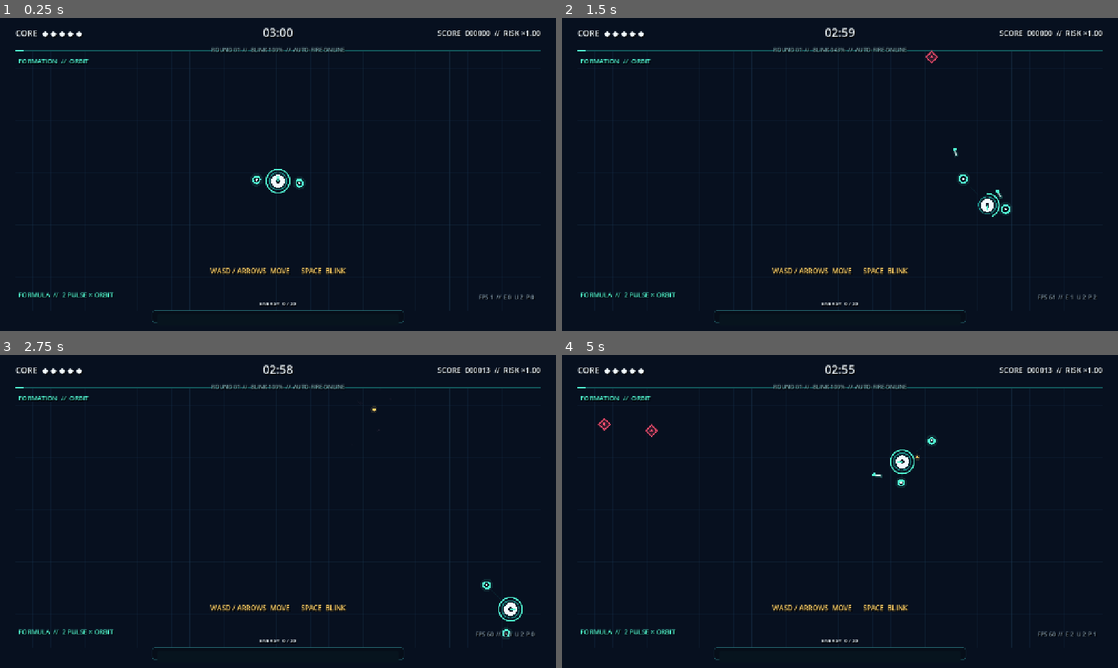
Above: before the commit, frames 1-4 (two rows, left to right).
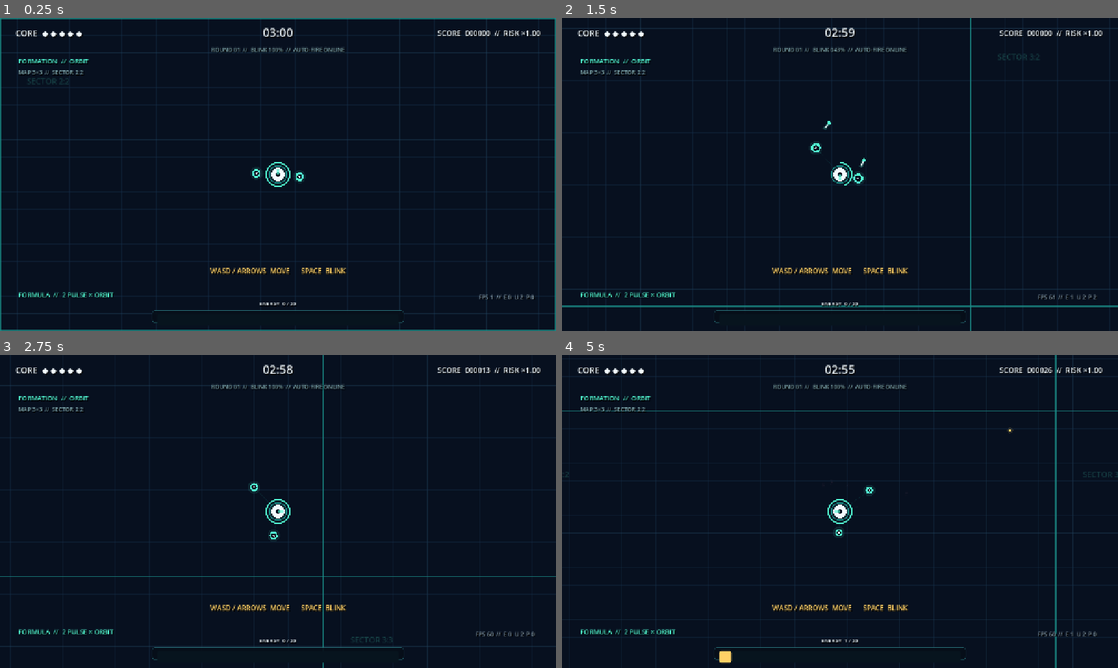
Above: after the commit, the same moments.

Repository: keepdiggin83/frctl-swarm
Game: Godot game, scene res://scenes/main.tscn
Same seed, same stepped clock (60 frames per second), same inputs: the game is played once before the commit and once after it.
Inputs:
- Up to frame 1 (0.25 s): no input
- Up to frame 2 (1.5 s): tap Enter at 0.5, 0.8, 1.35 s; hold D (move_right) 0.53-1.28 s; tap Space (blink) at 0.6 s; hold S (move_down) from 1.28 s (still down)
- Up to frame 3 (2.75 s): tap R at 1.55, 2.1 s; release S (move_down) at 2.03 s; hold D (move_right) from 2.03 s (still down); tap Space (blink) at 2.3 s
- Up to frame 4 (5 s): release D (move_right) at 2.78 s; hold W (move_up) 2.78-3.53 s; tap Space (blink) at 2.85, 4.55 s; tap Enter at 3.05, 3.6 s; hold A (move_left) from 3.53 s (still down); tap R at 3.8, 4.35 s

The runs differ from the first frame. In frame 1, 2.4% of the frame differs, in the area x 0-100%, y 0-100%; in frame 2, 2.0%; in frame 3, 1.5%; in frame 4, 1.9%.

Commit message:
feat: expand arena into 3x3 world map

Diff:
--- a/scenes/main.tscn
+++ b/scenes/main.tscn
@@ -7,6 +7,9 @@
 script = ExtResource("1_main")
 
 [node name="World" type="Node2D" parent="."]
+
+[node name="Camera" type="Camera2D" parent="World"]
+enabled = true
 
 [node name="Orbs" type="Node2D" parent="World"]
 z_index = 1
--- a/scripts/actors/player.gd
+++ b/scripts/actors/player.gd
@@ -14,7 +14,7 @@
 
 func reset_player() -> void:
 	hp = GameConfig.PLAYER_MAX_HP
-	position = GameConfig.ARENA_RECT.get_center()
+	position = GameConfig.MAP_RECT.get_center()
 	last_direction = Vector2.UP
 	invulnerable_left = 0.0
 	blink_cooldown_left = 0.0
@@ -54,8 +54,8 @@
 		if not trail.is_empty():
 			trail.pop_back()
 
-	position.x = clampf(position.x, GameConfig.ARENA_RECT.position.x + 18.0, GameConfig.ARENA_RECT.end.x - 18.0)
-	position.y = clampf(position.y, GameConfig.ARENA_RECT.position.y + 18.0, GameConfig.ARENA_RECT.end.y - 18.0)
+	position.x = clampf(position.x, GameConfig.MAP_RECT.position.x + 18.0, GameConfig.MAP_RECT.end.x - 18.0)
+	position.y = clampf(position.y, GameConfig.MAP_RECT.position.y + 18.0, GameConfig.MAP_RECT.end.y - 18.0)
 	queue_redraw()
 	return started_blink
 
--- a/scripts/combat/projectile.gd
+++ b/scripts/combat/projectile.gd
@@ -35,7 +35,7 @@
 		return
 	position += velocity * delta
 	life_left -= delta
-	if life_left <= 0.0 or not GameConfig.ARENA_RECT.grow(80.0).has_point(position):
+	if life_left <= 0.0 or not GameConfig.MAP_RECT.grow(80.0).has_point(position):
 		deactivate()
 
 
--- a/scripts/core/game_config.gd
+++ b/scripts/core/game_config.gd
@@ -2,7 +2,10 @@
 extends RefCounted
 
 const VIEW_SIZE := Vector2(1280.0, 720.0)
-const ARENA_RECT := Rect2(36.0, 76.0, 1208.0, 598.0)
+const MAP_COLUMNS := 3
+const MAP_ROWS := 3
+const MAP_SIZE := Vector2(VIEW_SIZE.x * MAP_COLUMNS, VIEW_SIZE.y * MAP_ROWS)
+const MAP_RECT := Rect2(Vector2.ZERO, MAP_SIZE)
 const RUN_DURATION := 180.0
 
 const PLAYER_MAX_HP := 5
--- a/scripts/core/main.gd
+++ b/scripts/core/main.gd
@@ -10,6 +10,7 @@
 enum RunState { PLAYING, UPGRADING, PAUSED, ENDED }
 
 @onready var enemy_layer: Node2D = $World/Enemies
+@onready var camera: Camera2D = $World/Camera
 @onready var projectile_layer: Node2D = $World/Projectiles
 @onready var orb_layer: Node2D = $World/Orbs
 @onready var unit_layer: Node2D = $World/Units
@@ -54,6 +55,10 @@
 
 func _ready() -> void:
 	randomize()
+	camera.limit_left = int(GameConfig.MAP_RECT.position.x)
+	camera.limit_top = int(GameConfig.MAP_RECT.position.y)
+	camera.limit_right = int(GameConfig.MAP_RECT.end.x)
+	camera.limit_bottom = int(GameConfig.MAP_RECT.end.y)
 	player = PLAYER_SCRIPT.new()
 	player_layer.add_child(player)
 	fx = FX_SCRIPT.new()
@@ -121,8 +126,9 @@
 	acquired_rules.clear()
 	formation = "ORBIT"
 	run_state = RunState.PLAYING
-	position = Vector2.ZERO
+	camera.offset = Vector2.ZERO
 	player.reset_player()
+	camera.position = camera_center_position()
 	fx.reset_fx()
 	hud.hide_upgrade()
 	hud.hide_result()
@@ -145,11 +151,12 @@
 	orbit_phase += delta * 0.45
 	screen_shake = maxf(0.0, screen_shake - delta * 18.0)
 	if screen_shake > 0.0:
-		position = Vector2(randf_range(-screen_shake, screen_shake), randf_range(-screen_shake, screen_shake))
+		camera.offset = Vector2(randf_range(-screen_shake, screen_shake), randf_range(-screen_shake, screen_shake))
 	else:
-		position = Vector2.ZERO
+		camera.offset = Vector2.ZERO
 
 	var blink_started := player.tick(delta)
+	camera.position = camera_center_position()
 	if blink_started:
 		fx.burst(player.position, GameConfig.COLOR_CYAN, 36.0)
 
@@ -181,17 +188,30 @@
 	var enemy = first_inactive(enemies)
 	if enemy == null:
 		return
-	var side := randi() % 4
+	var view_rect := camera_world_rect()
+	var spawn_margin := GameConfig.ENEMY_RADIUS + 26.0
+	var valid_sides: Array[int] = []
+	if view_rect.position.y - spawn_margin >= GameConfig.MAP_RECT.position.y:
+		valid_sides.append(0)
+	if view_rect.end.x + spawn_margin <= GameConfig.MAP_RECT.end.x:
+		valid_sides.append(1)
+	if view_rect.end.y + spawn_margin <= GameConfig.MAP_RECT.end.y:
+		valid_sides.append(2)
+	if view_rect.position.x - spawn_margin >= GameConfig.MAP_RECT.position.x:
+		valid_sides.append(3)
+	if valid_sides.is_empty():
+		return
+	var side: int = valid_sides.pick_random()
 	var spawn_position := Vector2.ZERO
 	match side:
 		0:
-			spawn_position = Vector2(randf_range(GameConfig.ARENA_RECT.position.x, GameConfig.ARENA_RECT.end.x), GameConfig.ARENA_RECT.position.y + 8.0)
+			spawn_position = Vector2(randf_range(view_rect.position.x + GameConfig.ENEMY_RADIUS, view_rect.end.x - GameConfig.ENEMY_RADIUS), view_rect.position.y - spawn_margin)
 		1:
-			spawn_position = Vector2(GameConfig.ARENA_RECT.end.x - 8.0, randf_range(GameConfig.ARENA_RECT.position.y, GameConfig.ARENA_RECT.end.y))
+			spawn_position = Vector2(view_rect.end.x + spawn_margin, randf_range(view_rect.position.y + GameConfig.ENEMY_RADIUS, view_rect.end.y - GameConfig.ENEMY_RADIUS))
 		2:
-			spawn_position = Vector2(randf_range(GameConfig.ARENA_RECT.position.x, GameConfig.ARENA_RECT.end.x), GameConfig.ARENA_RECT.end.y - 8.0)
+			spawn_position = Vector2(randf_range(view_rect.position.x + GameConfig.ENEMY_RADIUS, view_rect.end.x - GameConfig.ENEMY_RADIUS), view_rect.end.y + spawn_margin)
 		_:
-			spawn_position = Vector2(GameConfig.ARENA_RECT.position.x + 8.0, randf_range(GameConfig.ARENA_RECT.position.y, GameConfig.ARENA_RECT.end.y))
+			spawn_position = Vector2(view_rect.position.x - spawn_margin, randf_range(view_rect.position.y + GameConfig.ENEMY_RADIUS, view_rect.end.y - GameConfig.ENEMY_RADIUS))
 	var minute_scale := 1.0 + maxf(0.0, elapsed - 120.0) / 60.0 * 0.18
 	var speed_scale := 1.0 + elapsed / GameConfig.RUN_DURATION * 0.20
 	enemy.activate(spawn_position, minute_scale, speed_scale)
@@ -497,6 +517,7 @@
 		"score": score,
 		"risk": current_risk(),
 		"round": current_round,
+		"sector": current_sector(),
 		"formation": formation + ("  //  PIERCE +1" if formation == "DELTA" else ""),
 		"formula": current_formula(),
 		"enemies": active_enemy_count(),
@@ -506,6 +527,24 @@
 		"xp_needed": xp_needed,
 		"blink": player.blink_charge()
 	})
+
+
+func camera_center_position() -> Vector2:
+	var half_view := GameConfig.VIEW_SIZE * 0.5
+	return Vector2(
+		clampf(player.position.x, GameConfig.MAP_RECT.position.x + half_view.x, GameConfig.MAP_RECT.end.x - half_view.x),
+		clampf(player.position.y, GameConfig.MAP_RECT.position.y + half_view.y, GameConfig.MAP_RECT.end.y - half_view.y)
+	)
+
+
+func camera_world_rect() -> Rect2:
+	return Rect2(camera_center_position() - GameConfig.VIEW_SIZE * 0.5, GameConfig.VIEW_SIZE)
+
+
+func current_sector() -> String:
+	var column := clampi(int(floor((player.position.x - GameConfig.MAP_RECT.position.x) / GameConfig.VIEW_SIZE.x)) + 1, 1, GameConfig.MAP_COLUMNS)
+	var row := clampi(int(floor((player.position.y - GameConfig.MAP_RECT.position.y) / GameConfig.VIEW_SIZE.y)) + 1, 1, GameConfig.MAP_ROWS)
+	return "%d:%d" % [column, row]
 
 
 func end_run(won: bool) -> void:
@@ -565,19 +604,26 @@
 
 
 func _draw() -> void:
-	draw_rect(Rect2(Vector2.ZERO, GameConfig.VIEW_SIZE), GameConfig.COLOR_BG)
-	var rect := GameConfig.ARENA_RECT
+	var rect := GameConfig.MAP_RECT
+	draw_rect(rect, GameConfig.COLOR_BG)
 	for x in range(int(rect.position.x), int(rect.end.x) + 1, 40):
-		var color := GameConfig.COLOR_GRID_MAJOR if (x - int(rect.position.x)) % 200 == 0 else GameConfig.COLOR_GRID
-		draw_line(Vector2(x, rect.position.y), Vector2(x, rect.end.y), Color(color, 0.30), 1.0)
+		var color := GameConfig.COLOR_GRID_MAJOR if x % 200 == 0 else GameConfig.COLOR_GRID
+		draw_line(Vector2(x, rect.position.y), Vector2(x, rect.end.y), Color(color, 0.34), 1.0)
 	for y in range(int(rect.position.y), int(rect.end.y) + 1, 40):
-		var color := GameConfig.COLOR_GRID_MAJOR if (y - int(rect.position.y)) % 200 == 0 else GameConfig.COLOR_GRID
-		draw_line(Vector2(rect.position.x, y), Vector2(rect.end.x, y), Color(color, 0.30), 1.0)
-	draw_rect(rect, Color(GameConfig.COLOR_CYAN_DIM, 0.55), false, 2.0)
-	draw_line(Vector2(rect.position.x, rect.position.y + 18), Vector2(rect.position.x, rect.position.y), GameConfig.COLOR_CYAN, 2.0)
-	draw_line(Vector2(rect.position.x, rect.position.y), Vector2(rect.position.x + 18, rect.position.y), GameConfig.COLOR_CYAN, 2.0)
-	draw_line(Vector2(rect.end.x - 18, rect.end.y), rect.end, GameConfig.COLOR_CYAN, 2.0)
-	draw_line(rect.end, Vector2(rect.end.x, rect.end.y - 18), GameConfig.COLOR_CYAN, 2.0)
+		var color := GameConfig.COLOR_GRID_MAJOR if y % 200 == 0 else GameConfig.COLOR_GRID
+		draw_line(Vector2(rect.position.x, y), Vector2(rect.end.x, y), Color(color, 0.34), 1.0)
+
+	for column in range(1, GameConfig.MAP_COLUMNS):
+		var x := column * GameConfig.VIEW_SIZE.x
+		draw_line(Vector2(x, rect.position.y), Vector2(x, rect.end.y), Color(GameConfig.COLOR_CYAN_DIM, 0.72), 3.0)
+	for row in range(1, GameConfig.MAP_ROWS):
+		var y := row * GameConfig.VIEW_SIZE.y
+		draw_line(Vector2(rect.position.x, y), Vector2(rect.end.x, y), Color(GameConfig.COLOR_CYAN_DIM, 0.72), 3.0)
+	for row in range(GameConfig.MAP_ROWS):
+		for column in range(GameConfig.MAP_COLUMNS):
+			var label_position := Vector2(column * GameConfig.VIEW_SIZE.x + 62.0, row * GameConfig.VIEW_SIZE.y + 152.0)
+			draw_string(ThemeDB.fallback_font, label_position, "SECTOR %d:%d" % [column + 1, row + 1], HORIZONTAL_ALIGNMENT_LEFT, -1.0, 18, Color(GameConfig.COLOR_CYAN, 0.20))
+	draw_rect(rect, Color(GameConfig.COLOR_CYAN, 0.76), false, 4.0)
 
 	if units.is_empty():
 		return
--- a/scripts/ui/game_hud.gd
+++ b/scripts/ui/game_hud.gd
@@ -8,6 +8,7 @@
 var timer_label: Label
 var score_label: Label
 var formation_label: Label
+var map_label: Label
 var rules_label: Label
 var debug_label: Label
 var xp_bar: ProgressBar
@@ -98,6 +99,11 @@
 	formation_label.position = Vector2(42, 88)
 	formation_label.size = Vector2(310, 30)
 	root.add_child(formation_label)
+
+	map_label = _label("MAP 3×3  //  SECTOR 2:2", 13, Color(0.55, 0.72, 0.74, 0.9))
+	map_label.position = Vector2(42, 116)
+	map_label.size = Vector2(310, 26)
+	root.add_child(map_label)
 
 	rules_label = _label("FORMULA  //  2 PULSE", 15, GameConfig.COLOR_CYAN)
 	rules_label.position = Vector2(42, 625)
@@ -261,6 +267,7 @@
 	timer_label.add_theme_color_override("font_color", GameConfig.COLOR_RED if seconds <= 30 else GameConfig.COLOR_WHITE)
 	score_label.text = "SCORE  %06d  //  RISK ×%.2f" % [data.score, data.risk]
 	formation_label.text = "FORMATION  //  " + data.formation
+	map_label.text = "MAP 3×3  //  SECTOR " + data.sector
 	rules_label.text = "FORMULA  //  " + data.formula
 	debug_label.text = "FPS %d  //  E %d  U %d  P %d" % [Engine.get_frames_per_second(), data.enemies, data.units, data.projectiles]
 	xp_bar.max_value = data.xp_needed
--- a/tests/smoke_test.gd
+++ b/tests/smoke_test.gd
@@ -14,12 +14,36 @@
 	assert(game.units.size() == 2, "Run must begin with two PULSE units")
 	assert(game.formation == "ORBIT", "Two units must begin in ORBIT formation")
 	assert(game.player.hp == GameConfig.PLAYER_MAX_HP, "Player HP did not initialize")
+	assert(GameConfig.MAP_SIZE == GameConfig.VIEW_SIZE * 3.0, "Map must cover a 3x3 screen grid")
+	assert(game.current_sector() == "2:2", "Player must start in the center sector")
 
 	var start_position: Vector2 = game.player.position
 	Input.action_press("move_right")
-	game.player.tick(0.1)
+	game.player.tick(3.0)
 	Input.action_release("move_right")
-	assert(game.player.position.x > start_position.x, "Movement input did not move the player")
+	assert(game.player.position.x - start_position.x > GameConfig.VIEW_SIZE.x * 0.5, "Player could not travel beyond the original screen")
+
+	var spawn_test_positions := [
+		GameConfig.MAP_RECT.get_center(),
+		GameConfig.MAP_RECT.position + Vector2(18.0, 18.0),
+		Vector2(GameConfig.MAP_RECT.end.x - 18.0, GameConfig.MAP_RECT.position.y + 18.0),
+		Vector2(GameConfig.MAP_RECT.position.x + 18.0, GameConfig.MAP_RECT.end.y - 18.0),
+		GameConfig.MAP_RECT.end - Vector2(18.0, 18.0)
+	]
+	for test_position in spawn_test_positions:
+		game.player.position = test_position
+		for iteration in range(12):
+			game.spawn_enemy()
+			var offscreen_enemy = null
+			for candidate in game.enemies:
+				if candidate.active:
+					offscreen_enemy = candidate
+					break
+			assert(offscreen_enemy != null, "Enemy spawn did not activate")
+			assert(GameConfig.MAP_RECT.has_point(offscreen_enemy.position), "Enemy spawned outside the map")
+			assert(not game.camera_world_rect().grow(GameConfig.ENEMY_RADIUS).has_point(offscreen_enemy.position), "Enemy must spawn fully outside the camera view")
+			offscreen_enemy.deactivate()
+	game.player.position = GameConfig.MAP_RECT.get_center()
 
 	Input.action_press("blink")
 	var blink_started: bool = game.player.tick(0.016)
@@ -53,5 +77,5 @@
 	var first_options: Array = game.build_upgrade_options()
 	assert(first_options.size() == 3, "Upgrade screen must offer three choices")
 
-	print("SMOKE_TEST_OK: movement, blink, combat, MITOSIS, DELTA, and upgrade choices")
+	print("SMOKE_TEST_OK: 3x3 map, offscreen spawning, movement, blink, combat, MITOSIS, DELTA, and upgrades")
 	quit(0)
Not shown, changed: README.md
Not shown, changed: docs/game.js
